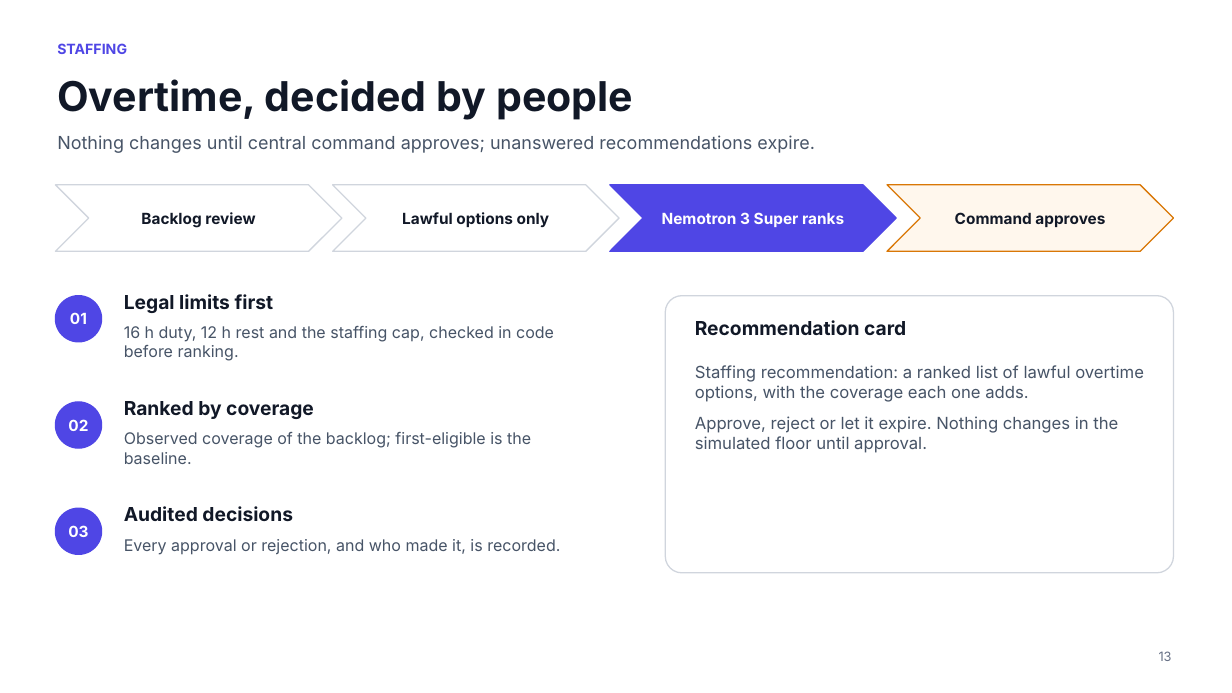
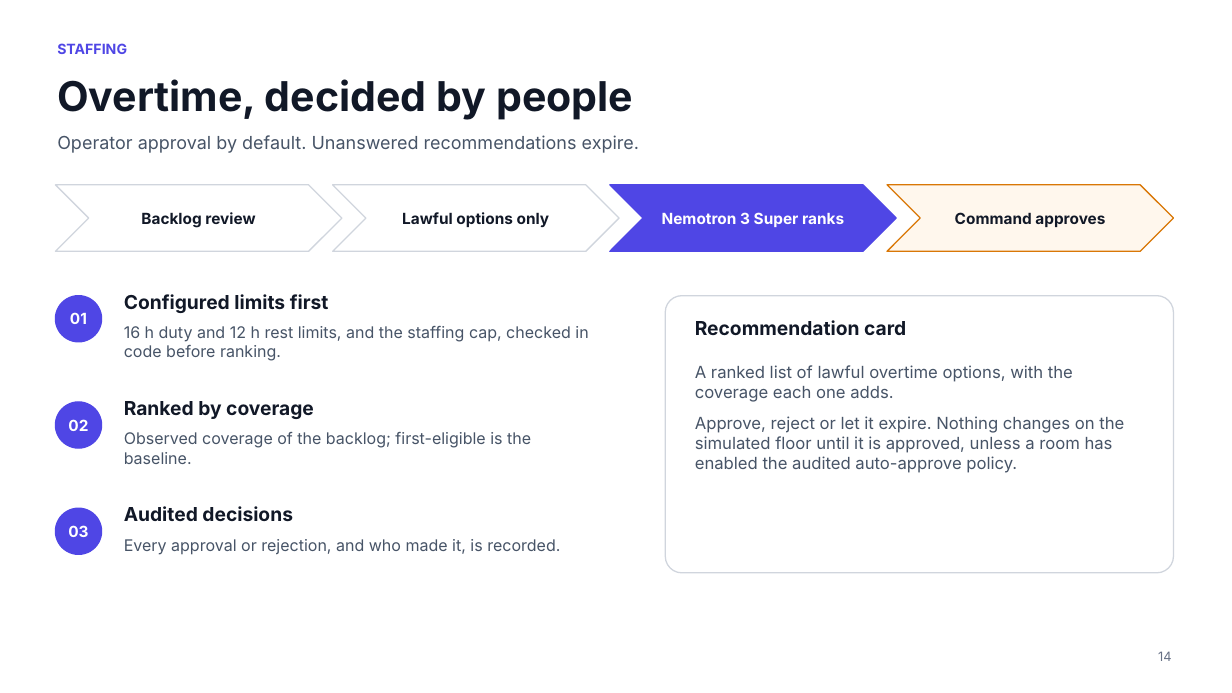
Before and after one commit to e8aura-makodev58/nebius-compass, a slide deck: slide 14 of docs/nebius/deck/ResponseCompass-nebius-deck.pptx (slide 13 before the commit). Drawn at 1232x693 pixels with LibreOffice and Linux fonts; fonts in the diff are those of the drawing; background and template pictures are left out. Boxes give left, top, right and bottom in pixels: in the first picture for what was removed or moved away, otherwise in the second. Text is boxed around its words. In the diff, an @@ line names an element or a change of style, - is before the commit and + after.

```diff
--- a/docs/nebius/deck/ResponseCompass-nebius-deck.pptx
+++ b/docs/nebius/deck/ResponseCompass-nebius-deck.pptx
@@ text at bbox=[57, 135, 639, 153]: text changed @@
-Nothing changes until central command approves; unanswered recommendations expire.
+Operator approval by default. Unanswered recommendations expire.
@@ text at bbox=[124, 294, 329, 313]: text changed @@
-Legal limits first
+Configured limits first
@@ text at bbox=[124, 326, 588, 361]: text changed @@
-16 h duty, 12 h rest and the staffing cap, checked in code before ranking.
+16 h duty and 12 h rest limits, and the staffing cap, checked in code before ranking.
@@ text at bbox=[695, 365, 1124, 473]: text changed @@
-Staffing recommendation: a ranked list of lawful overtime options, with the coverage each one adds.
-Approve, reject or let it expire. Nothing changes in the simulated floor until approval.
+A ranked list of lawful overtime options, with the coverage each one adds.
+Approve, reject or let it expire. Nothing changes on the simulated floor until it is approved, unless a room has enabled the audited auto-approve policy.
@@ text at bbox=[1158, 651, 1171, 661]: text changed @@
-13
+14
```
Also in this commit, not shown: 17 other slides changed, 1 slide added, 2 other files.
